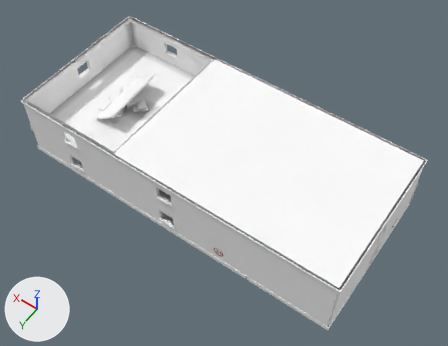
Before and after pictures for a commit that changed the glTF model assets/models/buildings/shops.glb.
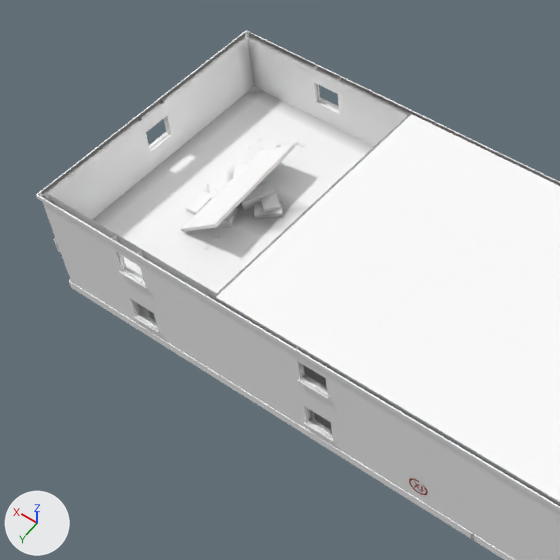
Each version appears first whole from a 50 mm camera at (-19.4, 26.1, 42.1) aimed at (-0.9, 0.2, 1.4), and next in a close-up on the part from 0% to 65% of the width and 0% to 84% of the height. Lighting does not change. The marker at lower left points along +X, +Y and +Z. The first two pictures are the older version. Vertices at exactly the same position are counted once.

Before the edit, the objects in view are built like this:
```python
me_shops = bpy.data.meshes.new('shops')
me_shops.from_pydata(...)  # 21919 vertices, 30919 faces; spans x -14.7..14.7, y -9.7..6.8, z -0.3..6.0
# faces by material slot: [30764, 62, 81, 12]
me_shops.materials.append(mat_kit_atlas)
me_shops.materials.append(mat_decals)
me_shops.materials.append(mat_glass)
me_shops.materials.append(mat_graffiti)
ob_shops = bpy.data.objects.new('shops', me_shops)
ob_shops.location = (0.0, 0.0, 0.0)
```
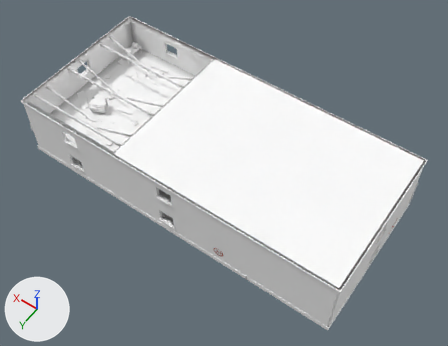
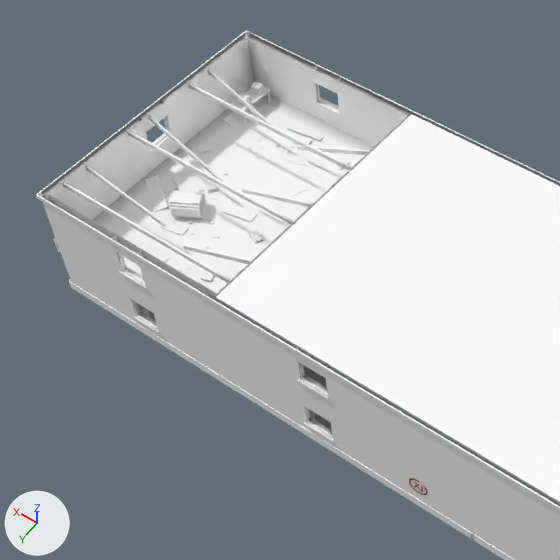
What changed in the scene script:
```text
Change me_shops:
    used by ob_shops; location = (0.0, 0.0, 0.0)
    remove me_shops.from_pydata(...)  # 21919 vertices, 30919 faces; spans x -14.7..14.7, y -9.7..6.8, z -0.3..6.0
    add me_shops.from_pydata(...)  # 22432 vertices, 31647 faces; spans x -14.7..14.7, y -9.7..6.8, z -0.3..6.0
    me_shops part 1: the loose piece of 8 vertices spanning x 11.6..11.7, y -2.9..-2.8, z 3.0..3.1 is copied, and the copy is scaled about its middle by (5.32, 3.93, 5.92), then moved by (1.6, -1.6, 1.0); it spans x 13.1..13.5, y -4.7..-4.3, z 3.8..4.2
    me_shops part 2: the loose piece of 8 vertices spanning x 11.6..11.7, y -2.9..-2.8, z 3.0..3.1 is copied, and the copy is scaled about its middle by (5.2, 3.82, 5.92), then moved by (1.6, -2.6, 1.0); it spans x 13.0..13.6, y -5.7..-5.3, z 3.8..4.2
    me_shops part 3: the loose piece of 8 vertices spanning x 8.2..8.4, y 4.9..5.0, z 3.0 is copied, and the copy is multiplied about its middle by the matrix ((3.492, 3.661, -0.076), (-3.654, 3.491, 0.265), (0.244, -0.128, 5.052)), then moved by (-0.5, -0.7, 0.0); it spans x 7.6..8.1, y 4.0..4.5, z 2.8..3.2
    me_shops part 4: the loose piece of 8 vertices spanning x 11.3..11.5, y -1.0..-0.8, z 3.0..3.1 is copied, and the copy is multiplied about its middle by the matrix ((2.845, -0.76, -0.795), (0.959, 2.793, 0.762), (0.538, -0.961, 2.844)), then moved by (1.9, -0.6, 0.0); it spans x 13.0..13.6, y -1.9..-1.2, z 2.8..3.2
    me_shops part 5: the loose piece of 8 vertices spanning x 6.6..6.8, y 1.5..1.7, z 3.0..3.1 is copied, and the copy is scaled about its middle by (3.43, 2.77, 4.5), then moved by (1.0, -0.4, 0.0); it spans x 7.3..8.1, y 0.9..1.6, z 2.8..3.2
    me_shops part 6: the loose piece of 8 vertices spanning x 7.8..8.9, y -1.1..0.1, z 3.0..3.4 is deleted
    me_shops part 7: 3 vertices moved within x 10.0..11.4, y -4.5..-0.2, z 3.0..3.1; 119 vertices removed from x 7.5..11.5, y -3.0..3.0, z 3.0..4.7; 520 vertices added at x 4.8..14.5, y -6.0..5.9, z 2.8..6.0
    me_shops part 8: 104 kept faces spanning x 6.8..11.6, y -4.1..3.1, z 3.0..3.1 get new vertex colours
    other edits to the shape of me_shops do not show in these pictures
```

Location of each change, [x1, y1, x2, y2] in pixels of the close-ups (560 x 560 px):
part 1 of me_shops, added: after [237, 93, 250, 106]
part 2 of me_shops, added: after [251, 82, 263, 95]
part 3 of me_shops, added: after [201, 270, 215, 282]
part 4 of me_shops, added: after [198, 145, 209, 153]
part 5 of me_shops, added: after [249, 228, 265, 243]
part 6 of me_shops, deleted: before [260, 193, 280, 212]
part 7 of me_shops, built on: before [181, 141, 298, 232]; after [61, 69, 372, 293]
part 8 of me_shops, recoloured (grey to white): before [192, 167, 311, 237]; after [191, 146, 309, 236]
